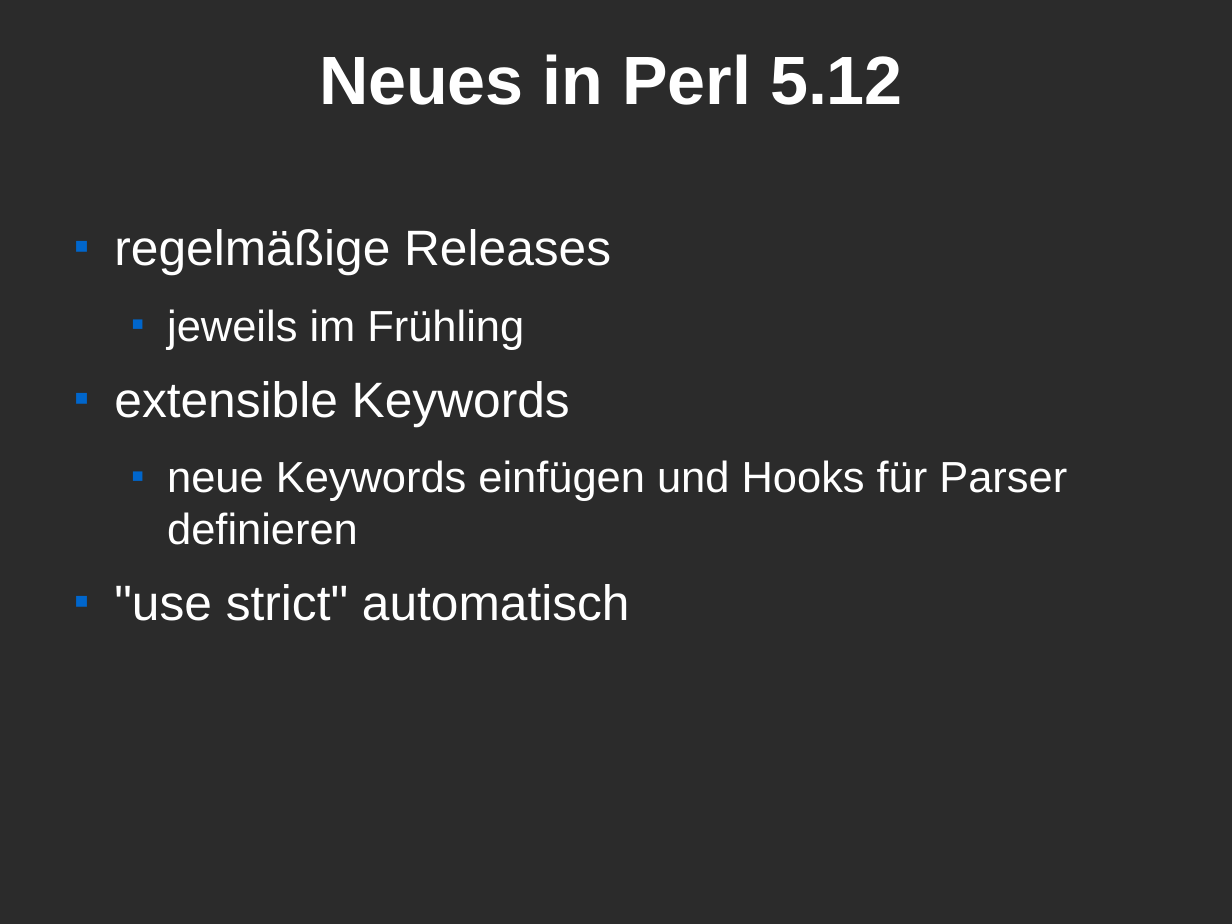
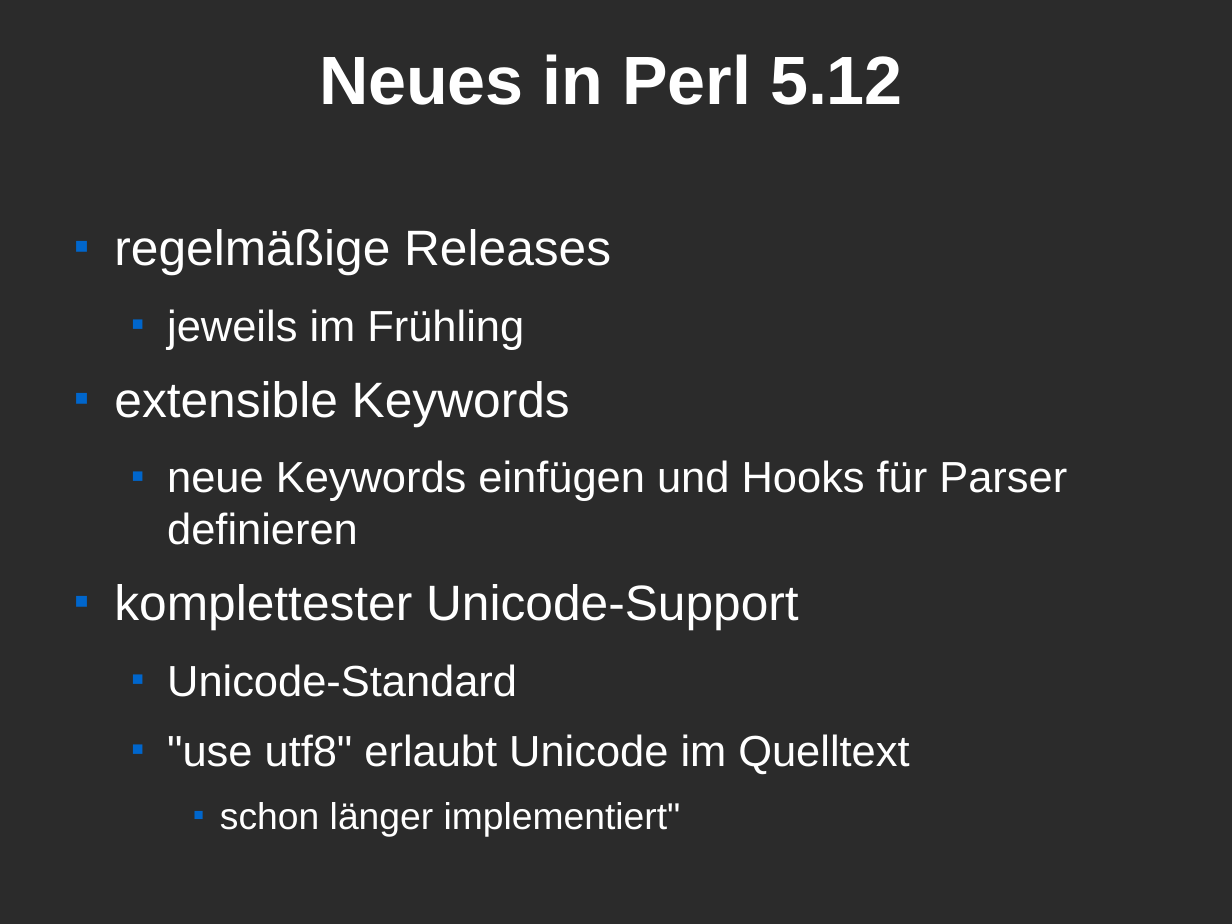
Before and after one commit to Caldrin/Vortrag_CLT, a slide deck: slide 3 of Modern Perl.odp. Drawn at 1232x924 pixels with LibreOffice and Linux fonts; fonts in the diff are those of the drawing; background and template pictures are left out; a plain dark background stands for a picture behind light text. Boxes give left, top, right and bottom in pixels: in the first picture for what was removed or moved away, otherwise in the second. Text is boxed around its words. In the diff, an @@ line names an element or a change of style, - is before the commit and + after.

```diff
--- a/Modern Perl.odp
+++ b/Modern Perl.odp
@@ text at (x1=114, y1=584, x2=909, y2=837): text changed; size 32 to 28 pt @@
-■ "use strict" automatisch
+■ komplettester Unicode-Support
+  ■ Unicode-Standard
+  ■ "use utf8" erlaubt Unicode im Quelltext
+    ■ schon länger implementiert"
```
Also in this commit, not shown: 4 other slides changed, 4 slides added, 5 slides removed.
